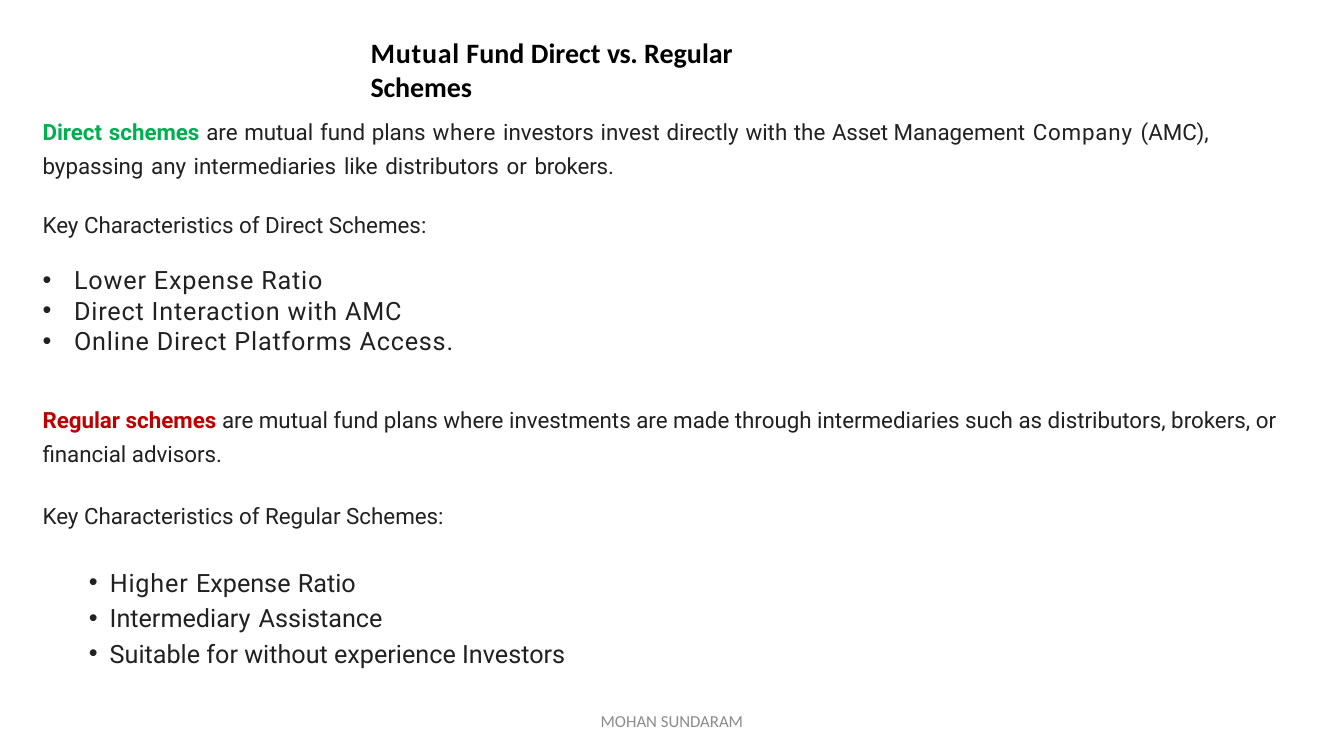
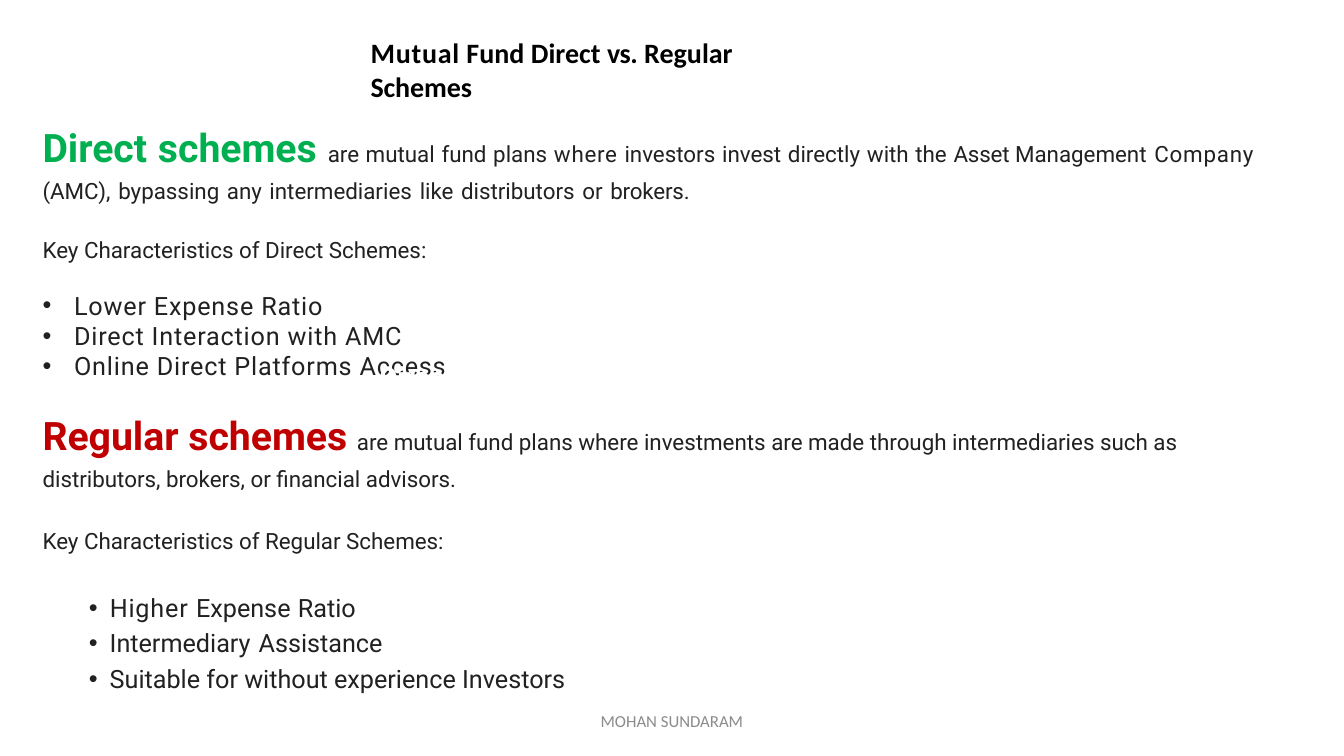
Before and after one commit to mohan4295work/Doc, a slide deck: slide 4 of Mutual Fund.pptx. Drawn at 1344x756 pixels with LibreOffice and Linux fonts; fonts in the diff are those of the drawing. Boxes give left, top, right and bottom in pixels: in the first picture for what was removed or moved away, otherwise in the second. Text is boxed around its words. In the diff, an @@ line names an element or a change of style, - is before the commit and + after.

Commit message:
Mutual Fund PPT
Mutual Fund

```diff
--- a/Mutual Fund.pptx
+++ b/Mutual Fund.pptx
@@ text at box(43, 132, 1253, 204): size 16 to 28 pt in "Direct schemes" @@
@@ text at box(43, 420, 1177, 490): size 16 to 28 pt in "Regular schemes" @@
```
Also in this commit, not shown: 7 other slides changed, 2 slides added.
